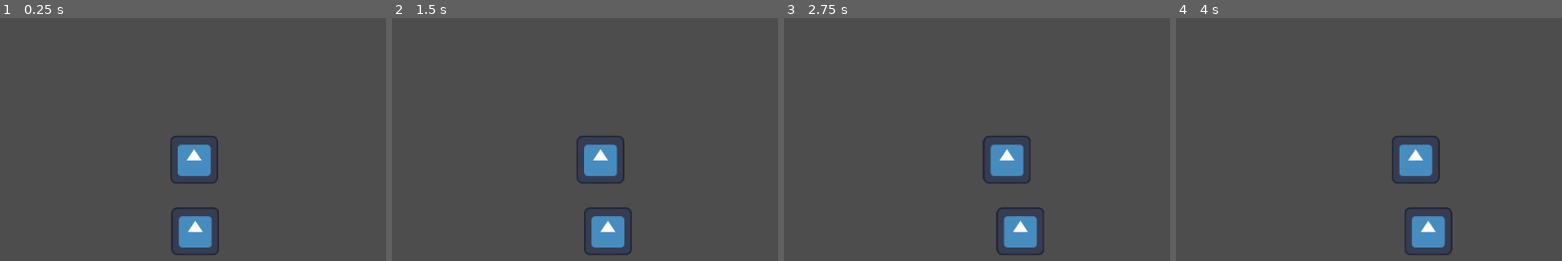
Above: before the commit, frames 1-4 (left to right).
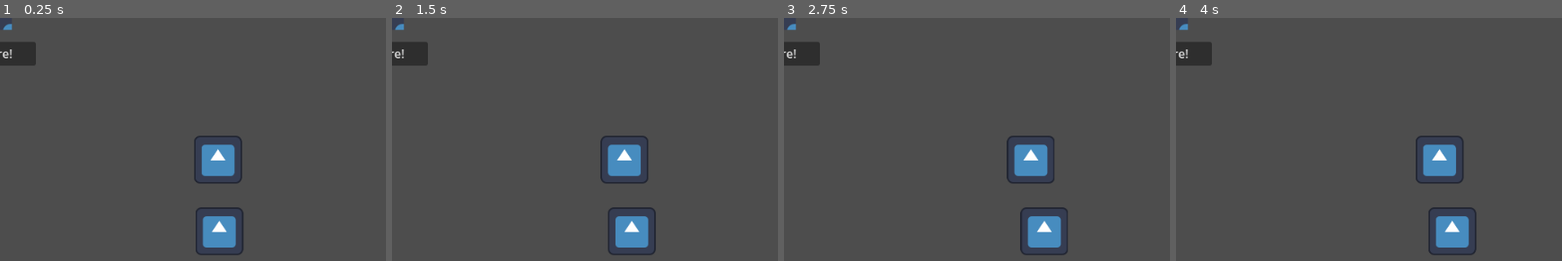
Above: after the commit, the same moments.

Repository: zlounsberry/RedEye-LD59
Game: Godot game, scene res://scenes/main.tscn
Same seed, same stepped clock (60 frames per second), same inputs: the game is played once before the commit and once after it. The engine's default icon, where the game draws it, is replaced by a stand-in: a white triangle on a blue panel in a dark square.
Inputs:
- Up to frame 1 (0.25 s): no input
- Up to frame 2 (1.5 s): no input
- Up to frame 3 (2.75 s): no input
- Up to frame 4 (4 s): no input

The runs differ from the first frame. In frame 1, 5.1% of the frame differs, in the area x 0-64%, y 2-98%; in frame 2, 5.0%; in frame 3, 5.1%, in the area x 0-74%, y 2-98%; in frame 4, 5.1%.
Error before the commit: Parse Error: A function must either have a ":" followed by a body, or be marked as "@abstract". (res://scripts/main.gd:15)

Commit message:
random updates

Diff:
--- a/scenes/horf.tscn
+++ b/scenes/horf.tscn
@@ -5,7 +5,7 @@
 
 [sub_resource type="Curve2D" id="Curve2D_tgtbq"]
 _data = {
-"points": PackedVector2Array(0, 0, 0, 0, 0, 0, 0, 0, 452, 0, 640, 0)
+"points": PackedVector2Array(0, 0, 0, 0, 0, 0, 0, 0, 452, 0, 576, 0)
 }
 point_count = 2
 
@@ -88,11 +88,16 @@
 
 [node name="Emote" type="Sprite2D" parent="Path2D/PathFollow2D" unique_id=729160741]
 
-[node name="AnimationPlayer" type="AnimationPlayer" parent="." unique_id=875844191]
+[node name="HorseAnim" type="AnimationPlayer" parent="." unique_id=875844191]
 libraries/ = SubResource("AnimationLibrary_60tau")
 
-[node name="Timer" type="Timer" parent="." unique_id=639052183]
+[node name="EmoteAnim" type="AnimationPlayer" parent="." unique_id=311222826]
+
+[node name="ChangeSpeed" type="Timer" parent="." unique_id=639052183]
 wait_time = 3.0
 autostart = true
 
-[connection signal="timeout" from="Timer" to="." method="_on_timer_timeout"]
+[node name="LockIn" type="Timer" parent="." unique_id=1364391282]
+
+[connection signal="timeout" from="ChangeSpeed" to="." method="_on_change_speed_timeout"]
+[connection signal="timeout" from="LockIn" to="." method="_on_lock_in_timeout"]
--- a/scenes/main.tscn
+++ b/scenes/main.tscn
@@ -2,6 +2,7 @@
 
 [ext_resource type="Script" uid="uid://wq4karctqcpu" path="res://scripts/main.gd" id="1_o5qli"]
 [ext_resource type="PackedScene" uid="uid://4w1cjrscx40o" path="res://scenes/horf.tscn" id="2_0wfyh"]
+[ext_resource type="PackedScene" uid="uid://bfebo3ty58mr1" path="res://scenes/signal_gun.tscn" id="3_sugp2"]
 
 [node name="Main" type="Control" unique_id=53092059]
 layout_mode = 3
@@ -18,9 +19,9 @@
 anchors_preset = 4
 anchor_top = 0.5
 anchor_bottom = 0.5
-offset_left = 256.0
+offset_left = 288.0
 offset_top = -224.0
-offset_right = 900.0
+offset_right = 932.0
 offset_bottom = 224.0
 grow_vertical = 2
 theme_override_constants/separation = 32
@@ -43,3 +44,7 @@
 speed_high = 20.0
 speed_modifier = 1.05
 horf_id = 2
+
+[node name="GunContainer" parent="." unique_id=1881853301 instance=ExtResource("3_sugp2")]
+layout_mode = 0
+anchors_preset = 0
--- /dev/null
+++ b/scenes/signal_gun.tscn
@@ -0,0 +1,95 @@
+[gd_scene format=3 uid="uid://bfebo3ty58mr1"]
+
+[ext_resource type="Script" uid="uid://by3u4mjgu12l1" path="res://scripts/signal_gun.gd" id="1_it1du"]
+[ext_resource type="Texture2D" uid="uid://dxluetgnmx57p" path="res://icon.svg" id="1_oo2f5"]
+
+[sub_resource type="AtlasTexture" id="AtlasTexture_at0md"]
+atlas = ExtResource("1_oo2f5")
+region = Rect2(0, 0, 32, 32)
+
+[sub_resource type="AtlasTexture" id="AtlasTexture_2b44r"]
+atlas = ExtResource("1_oo2f5")
+region = Rect2(0, 32, 32, 32)
+
+[sub_resource type="AtlasTexture" id="AtlasTexture_sw40t"]
+atlas = ExtResource("1_oo2f5")
+region = Rect2(32, 32, 32, 32)
+
+[sub_resource type="AtlasTexture" id="AtlasTexture_22x2u"]
+atlas = ExtResource("1_oo2f5")
+region = Rect2(64, 32, 32, 32)
+
+[sub_resource type="AtlasTexture" id="AtlasTexture_dl1a2"]
+atlas = ExtResource("1_oo2f5")
+region = Rect2(96, 32, 32, 32)
+
+[sub_resource type="AtlasTexture" id="AtlasTexture_pmxjl"]
+atlas = ExtResource("1_oo2f5")
+region = Rect2(96, 0, 32, 32)
+
+[sub_resource type="AtlasTexture" id="AtlasTexture_y0k20"]
+atlas = ExtResource("1_oo2f5")
+region = Rect2(64, 0, 32, 32)
+
+[sub_resource type="AtlasTexture" id="AtlasTexture_dfnqq"]
+atlas = ExtResource("1_oo2f5")
+region = Rect2(32, 0, 32, 32)
+
+[sub_resource type="SpriteFrames" id="SpriteFrames_h8mtm"]
+animations = [{
+"frames": [{
+"duration": 1.0,
+"texture": SubResource("AtlasTexture_at0md")
+}, {
+"duration": 1.0,
+"texture": SubResource("AtlasTexture_2b44r")
+}, {
+"duration": 1.0,
+"texture": SubResource("AtlasTexture_sw40t")
+}, {
+"duration": 1.0,
+"texture": SubResource("AtlasTexture_22x2u")
+}, {
+"duration": 1.0,
+"texture": SubResource("AtlasTexture_dl1a2")
+}, {
+"duration": 1.0,
+"texture": SubResource("AtlasTexture_pmxjl")
+}, {
+"duration": 1.0,
+"texture": SubResource("AtlasTexture_y0k20")
+}, {
+"duration": 1.0,
+"texture": SubResource("AtlasTexture_dfnqq")
+}],
+"loop": true,
+"name": &"fire",
+"speed": 5.0
+}]
+
+[node name="GunContainer" type="Node2D" unique_id=1734376585]
+script = ExtResource("1_it1du")
+
+[node name="Gun" type="AnimatedSprite2D" parent="." unique_id=860526470]
+sprite_frames = SubResource("SpriteFrames_h8mtm")
+animation = &"fire"
+
+[node name="Fire" type="Button" parent="." unique_id=2045570035]
+custom_minimum_size = Vector2(96, 0)
+offset_left = -48.0
+offset_top = 32.0
+offset_right = 48.0
+offset_bottom = 64.0
+action_mode = 0
+button_mask = 7
+text = "Fire!"
+metadata/_edit_use_anchors_ = true
+
+[node name="FireSound" type="AudioStreamPlayer" parent="." unique_id=1503514663]
+
+[node name="Cooldown" type="Timer" parent="." unique_id=1492678899]
+wait_time = 5.0
+one_shot = true
+
+[connection signal="pressed" from="Fire" to="." method="_on_fire_pressed"]
+[connection signal="timeout" from="Cooldown" to="." method="_on_cooldown_timeout"]
--- a/scripts/globals/signal_bus.gd
+++ b/scripts/globals/signal_bus.gd
@@ -2,3 +2,4 @@
 
 signal horf_is_winner(horf_id: int)
 signal start_race
+signal misfire_gun
--- a/scripts/horf.gd
+++ b/scripts/horf.gd
@@ -6,12 +6,18 @@
 @export var speed_high: float = 12
 @export var speed_modifier: float = 1.0
 @export var horf_id: int = 1
+@export var lock_in_likelihood: float = 0.2
 
 @onready var path_follow_2d: PathFollow2D = $Path2D/PathFollow2D
-@onready var timer: Timer = $Timer
+@onready var change_speed_timer: Timer = $ChangeSpeed
+@onready var lock_in_timer: Timer = $LockIn
+@onready var horse_anim: AnimationPlayer = $HorseAnim
+@onready var emote_anim: AnimationPlayer = $EmoteAnim
 @onready var race_over: bool = false
+@onready var locked_in: bool = false
 
 var speed: float
+
 
 func _ready() -> void:
 	_update_current_speed()
@@ -25,7 +31,6 @@
 
 func _physics_process(delta: float) -> void:
 	if race_over:
-
 		return
 	path_follow_2d.progress += (speed * delta * speed_modifier)
 	if path_follow_2d.progress_ratio >= 1.0:
@@ -36,16 +41,34 @@
 func _update_current_speed() -> void:
 	var new_speed: float = randf_range(speed_low, speed_high) * speed_modifier
 	speed = new_speed
-	prints("speed:", speed, horf_id)
 
 
 func _race_start() -> void:
-	pass
+	horse_anim.play("run")
 
 
 func _race_over(_horf_id: int) -> void:
 	race_over = true
 
 
-func _on_timer_timeout() -> void:
+func _on_misfire_gun() -> void:
+	if locked_in:
+		return
+
+	speed = 0
+	change_speed_timer.start()
+
+
+func _on_change_speed_timeout() -> void:
 	_update_current_speed()
+
+
+func _on_lock_in_timeout() -> void:
+	if locked_in:
+		return
+	var random_float: float = randf()
+	if random_float <= lock_in_likelihood:
+		locked_in = true
+	await get_tree().create_timer(3.0).timeout
+	locked_in = false
+	change_speed_timer.start()
--- a/scripts/main.gd
+++ b/scripts/main.gd
@@ -11,5 +11,3 @@
 
 func _horf_wins(horf_id: int) -> void:
 	prints("Horf wins", horf_id)
-
-func ok() -> void
--- /dev/null
+++ b/scripts/signal_gun.gd
@@ -0,0 +1,34 @@
+extends Node2D
+
+@onready var gun: AnimatedSprite2D = $Gun
+@onready var fire: Button = $Fire
+@onready var fire_sound: AudioStreamPlayer = $FireSound
+@onready var cooldown: Timer = $Cooldown
+@onready var race_started: bool = false
+
+
+func _start_race() -> void:
+	fire.disabled = true
+	fire.text = '\"Misfire\"'
+	cooldown.start()
+	Signals.start_race.emit()
+	gun.play("fire")
+	fire_sound.play()
+
+
+func _misfire_gun() -> void:
+	Signals.misfire_gun.emit()
+	gun.play("fire")
+	fire_sound.play()
+	cooldown.start()
+
+
+func _on_fire_pressed() -> void:
+	if race_started:
+		_misfire_gun()
+	else:
+		_start_race()
+
+
+func _on_cooldown_timeout() -> void:
+	fire.disabled = false
Not shown, added: scripts/signal_gun.gd.uid
